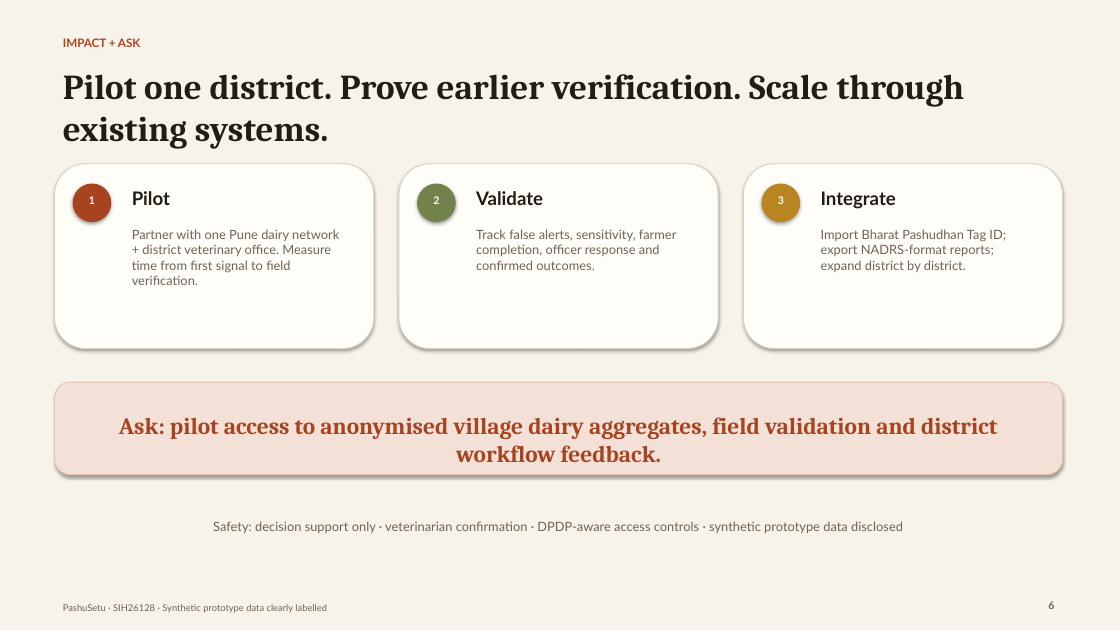
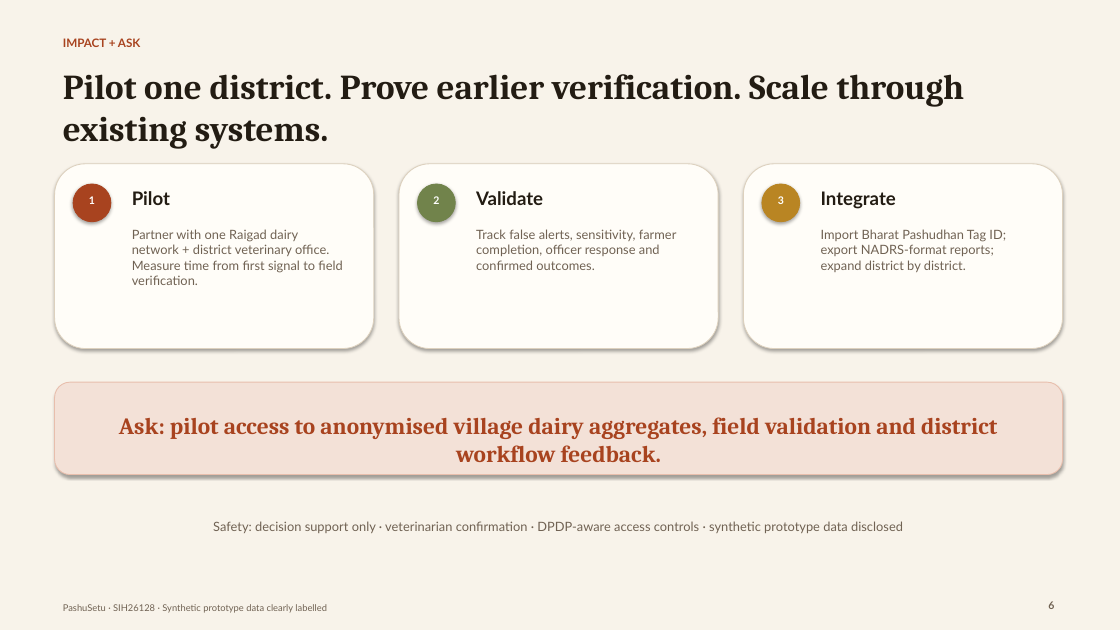
Before and after one commit to abdullacyclewala-code/pashusetu, a slide deck: slide 6 of assets/PashuSetu-SIH-Pitch.pptx. Drawn at 1120x630 pixels with LibreOffice and Linux fonts; fonts in the diff are those of the drawing. Boxes give left, top, right and bottom in pixels: in the first picture for what was removed or moved away, otherwise in the second. Text is boxed around its words. In the diff, an @@ line names an element or a change of style, - is before the commit and + after.

Commit message:
Demo: rename Raigad officer and enrich district map

```diff
--- a/assets/PashuSetu-SIH-Pitch.pptx
+++ b/assets/PashuSetu-SIH-Pitch.pptx
@@ text at (x1=132, y1=229, x2=342, y2=285): text changed @@
-Partner with one Pune dairy network + district veterinary office. Measure time from first signal to field verification.
+Partner with one Raigad dairy network + district veterinary office. Measure time from first signal to field verification.
```
Also in this commit, not shown: 5 other files.
